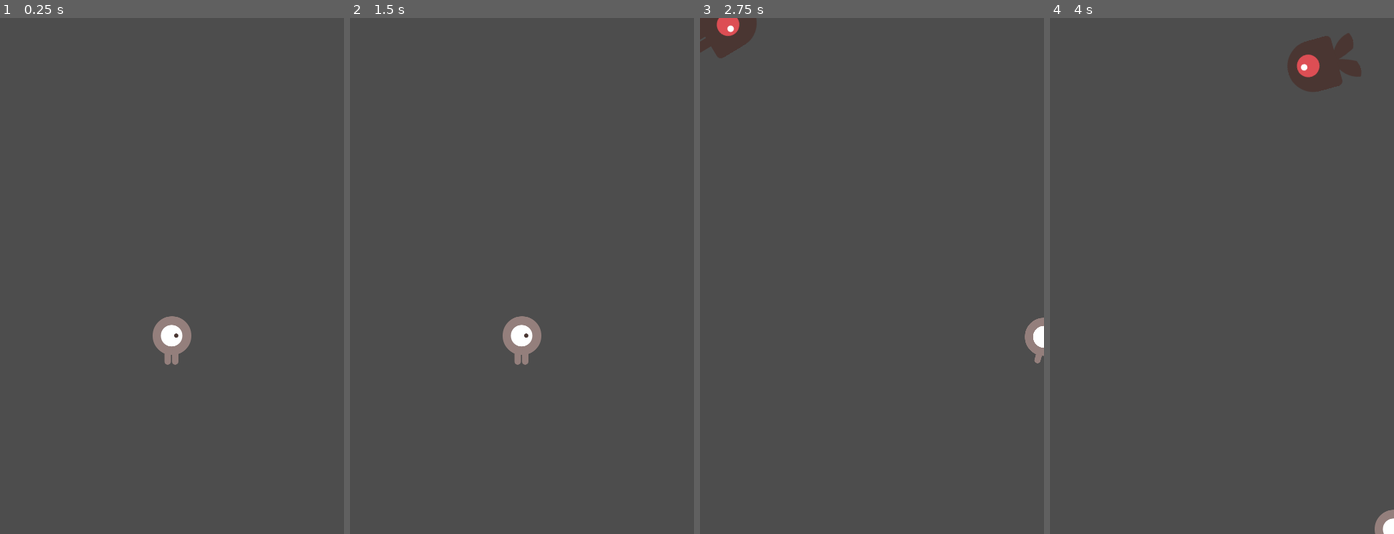
Above: before the commit, frames 1-4 (left to right).
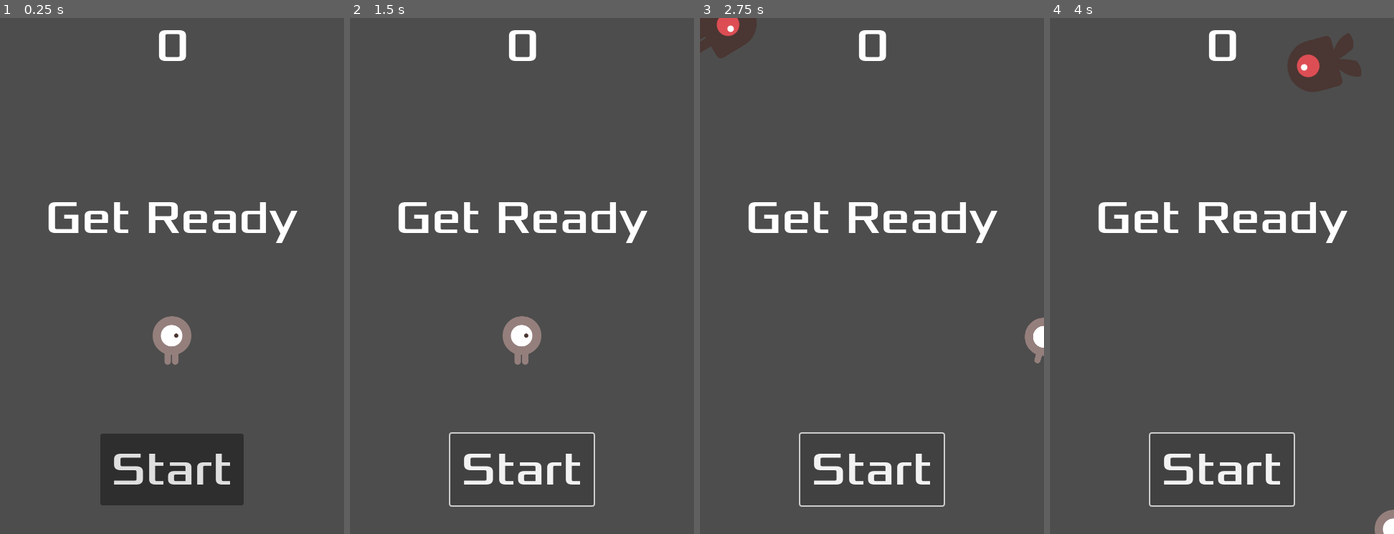
Above: after the commit, the same moments.

Repository: almightobasadre/DodgeTheCreeps_1289
Game: Godot game, scene res://main.tscn
The game is run twice, just before and just after one commit, with the same random seed, the same clock (stepped at 60 frames per second) and the same inputs.
Inputs (mouse positions are in pixels of both pictures, inside the frame that each line leads up to):
- Up to frame 1 (0.25 s): no input
- Up to frame 2 (1.5 s): click (522, 472) at 0.5 s, where only the run after the commit has a clickable "Start"; click (522, 472) at 1.25 s, where only the run after the commit has a clickable "Start"
- Up to frame 3 (2.75 s): tap Enter at 2 s; hold Right (move_right) from 2.03 s (still down)
- Up to frame 4 (4 s): release Right (move_right) at 2.78 s; hold Down (move_down) 2.78-3.53 s; hold Right (move_right) from 3.53 s (still down)

The runs differ from the first frame. In frame 1, 7.8% of the frame differs, in the area x 13-87%, y 2-95%; in frame 2, 3.3%; in frame 3, 3.3%; in frame 4, 3.3%.

Commit message:
Connected HUD to main

Diff:
--- /dev/null
+++ b/hud.gd
@@ -0,0 +1,8 @@
+extends CanvasLayer
+
+signal start_game
+
+func show_message(text):
+	$Message.text = text
+	$Message.show()
+	$MessageTimer.start()
--- a/hud.tscn
+++ b/hud.tscn
@@ -1,8 +1,10 @@
-[gd_scene load_steps=2 format=3 uid="uid://ckyfs1qr03tu1"]
+[gd_scene load_steps=3 format=3 uid="uid://ckyfs1qr03tu1"]
 
 [ext_resource type="FontFile" uid="uid://5c2d6wc32fwd" path="res://assets/fonts/Xolonium-Regular.ttf" id="1_iatky"]
+[ext_resource type="Script" path="res://hud.gd" id="1_m1aci"]
 
 [node name="HUD" type="CanvasLayer"]
+script = ExtResource("1_m1aci")
 
 [node name="ScoreLabel" type="Label" parent="."]
 anchors_preset = 5
--- a/main.gd
+++ b/main.gd
@@ -24,6 +24,7 @@
 	score = 0
 	$Player.start($StartPosition.position)
 	$StartTimer.start()
+	$HUD.show_message("Get Ready")
 
 
 func _on_mob_timer_timeout():
--- a/main.tscn
+++ b/main.tscn
@@ -1,8 +1,9 @@
-[gd_scene load_steps=5 format=3 uid="uid://uv5ilh2o83q"]
+[gd_scene load_steps=6 format=3 uid="uid://uv5ilh2o83q"]
 
 [ext_resource type="Script" path="res://main.gd" id="1_42tfi"]
 [ext_resource type="PackedScene" uid="uid://mjk1bj61ubad" path="res://player.tscn" id="1_dijxj"]
 [ext_resource type="PackedScene" uid="uid://6m1sja0g8x1u" path="res://mob.tscn" id="2_kwkpl"]
+[ext_resource type="PackedScene" uid="uid://ckyfs1qr03tu1" path="res://hud.tscn" id="4_s0gv5"]
 
 [sub_resource type="Curve2D" id="Curve2D_sofy8"]
 _data = {
@@ -33,7 +34,10 @@
 
 [node name="MobSpawnLocation" type="PathFollow2D" parent="MobPath"]
 
+[node name="HUD" parent="." instance=ExtResource("4_s0gv5")]
+
 [connection signal="hit" from="Player" to="." method="game_over"]
 [connection signal="timeout" from="MobTimer" to="." method="_on_mob_timer_timeout"]
 [connection signal="timeout" from="ScoreTimer" to="." method="_on_score_timer_timeout"]
 [connection signal="timeout" from="StartTimer" to="." method="_on_start_timer_timeout"]
+[connection signal="start_game" from="HUD" to="." method="new_game"]
